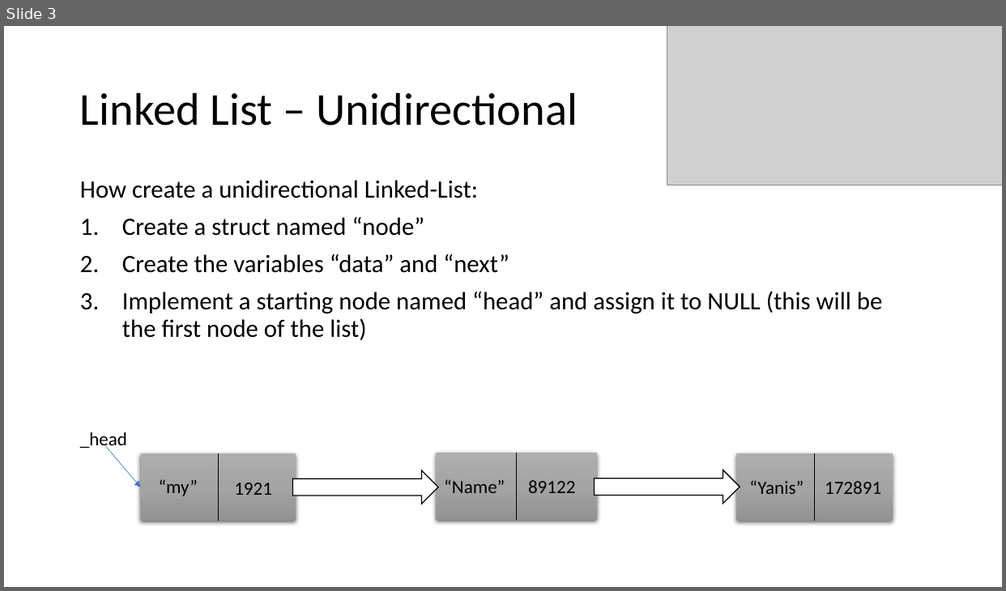
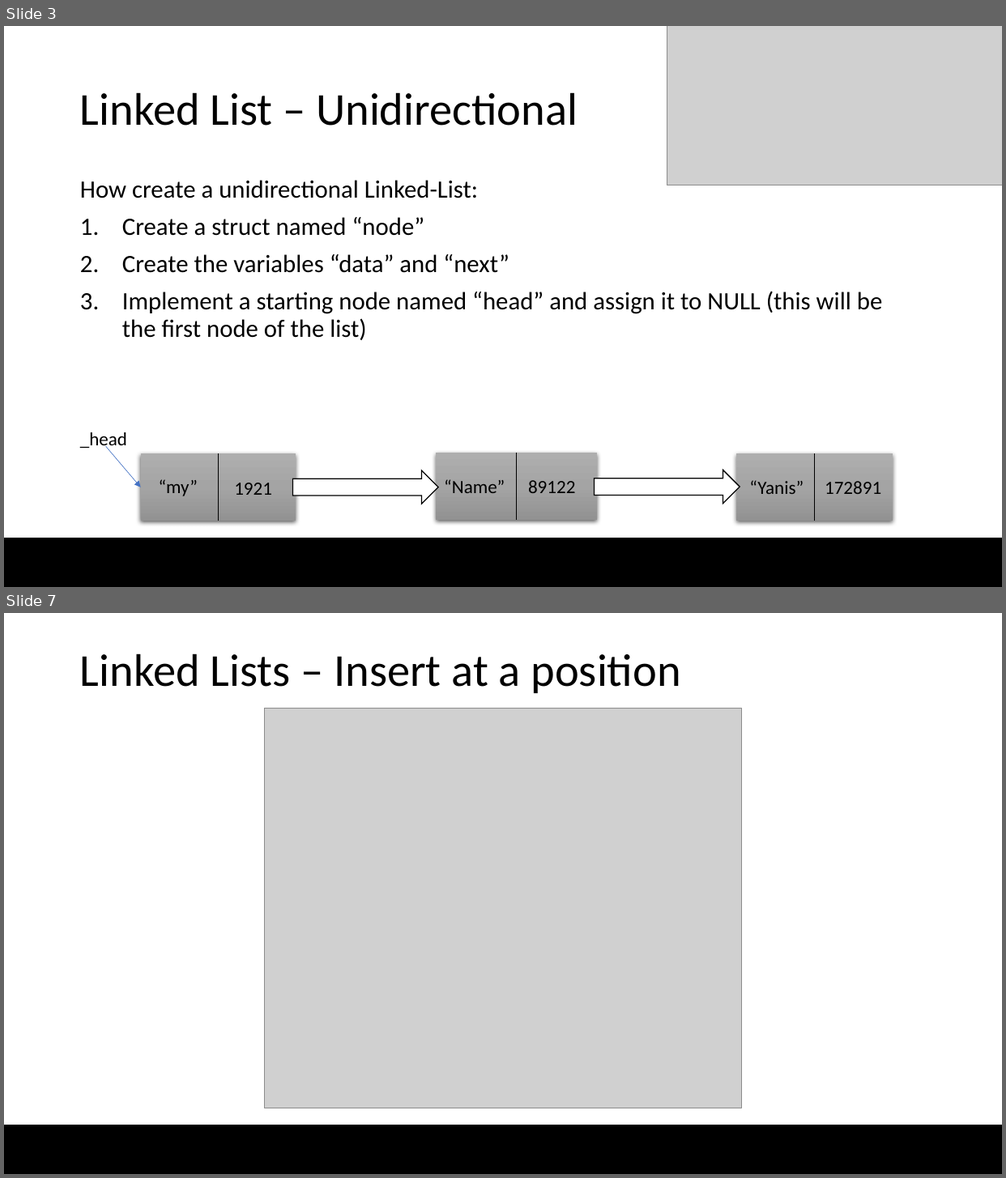
Before and after one commit to Noah274/Grundner-Ferecean-Linked-List-2022, a slide deck: Linked_List.pptx. Shown one above the other, each under a label of ours: slide 3 before the commit, slides 3 and 7 after it; the slides between them are not shown. The pictures are 1006x591 and 1006x1178 pixels, drawn with LibreOffice and Linux fonts; fonts in the diff are those of the drawing; grey boxes stand for pictures; background and template pictures are left out. Boxes give left, top, right and bottom in pixels: in the first picture for what was removed or moved away, otherwise in the second. Text is boxed around its words. In the diff, an @@ line names an element or a change of style, - is before the commit and + after.

Commit message:
added new content to the pptx(Insert methods)

```diff
--- a/Linked_List.pptx
+++ b/Linked_List.pptx
@@ slide 7 added at bbox=[4, 613, 1002, 1174], background #FFFFFF; not listed: 1 template element that a slide beside it also shows @@
@@ title added at bbox=[80, 653, 681, 693], 44 pt, text #000000 @@
+Linked Lists – Insert at a position
@@ picture added at bbox=[265, 709, 742, 1109] @@
@@ slide 3 changed as well @@
@@ rectangle added at bbox=[4, 538, 1002, 587], fill #000000, outline #000000 1 pt @@
```
Also in this commit, not shown: 2 other slides changed, 3 other slides added, 1 slide removed.
